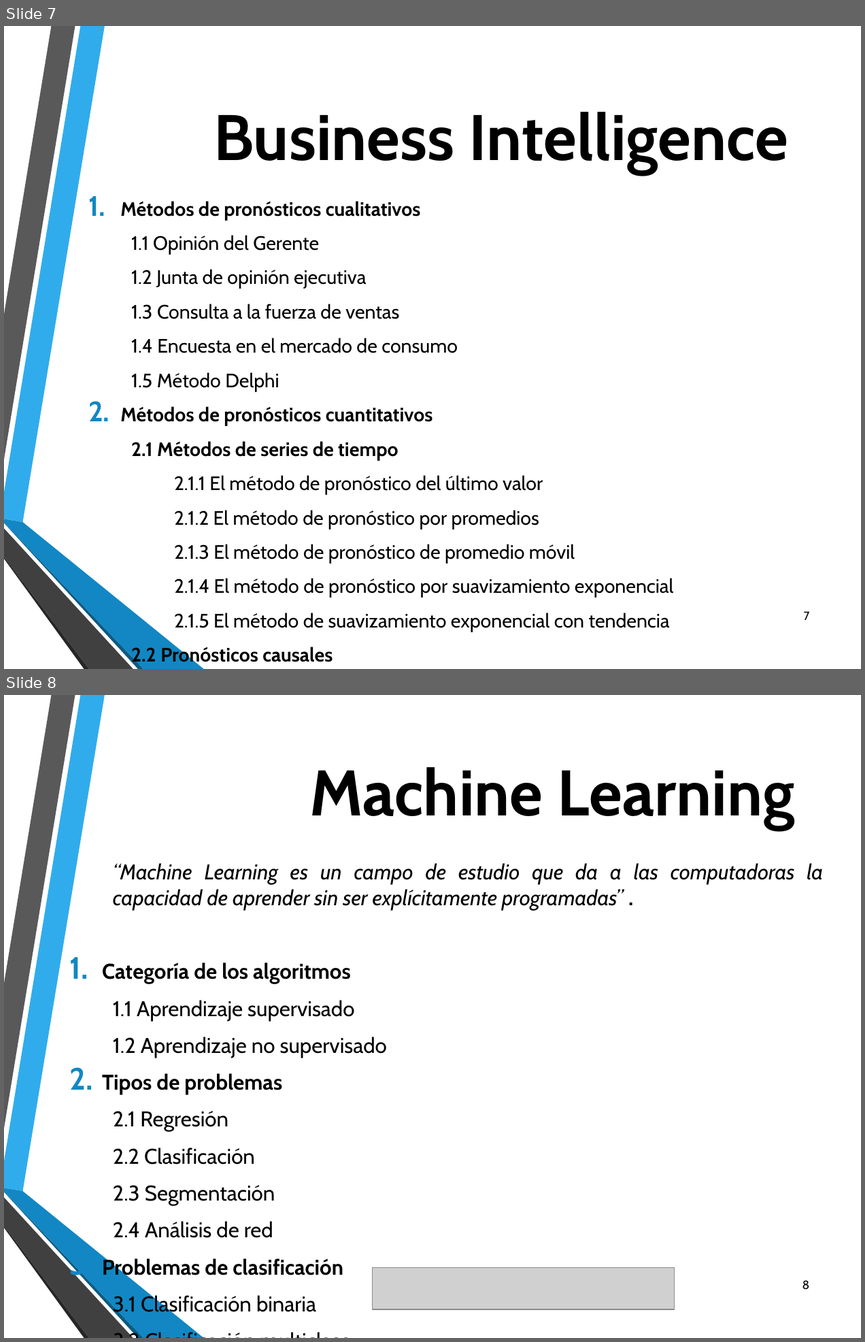
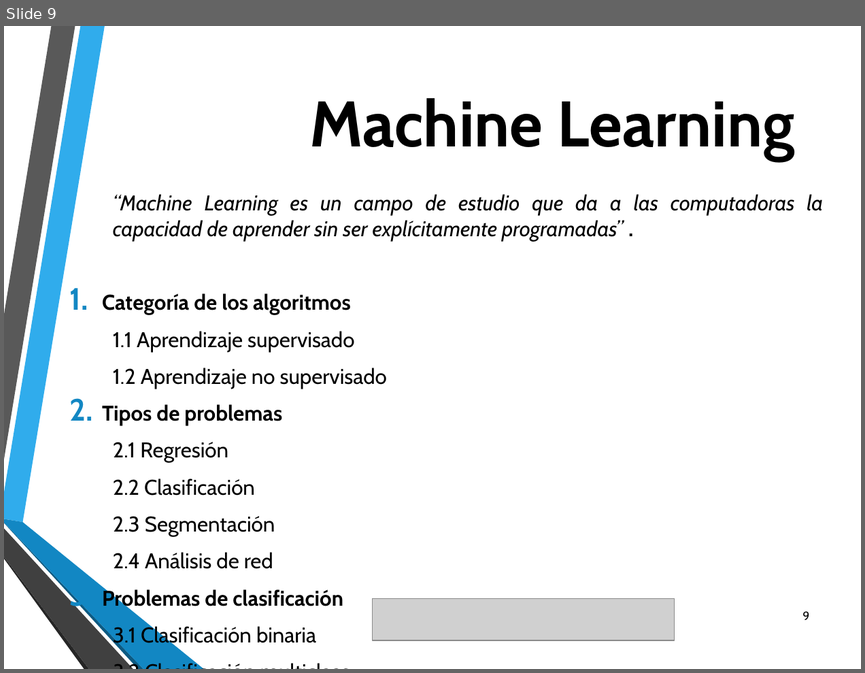
Before and after one commit to raulbenitezmartinez/tesisclei, a slide deck: Presentacion CLEI-JAIIO 2017.pptx. Shown one above the other, each under a label of ours: slides 7 and 8 before the commit, slide 9 after it. The pictures are 865x1342 and 865x673 pixels, drawn with LibreOffice and Linux fonts; fonts in the diff are those of the drawing; grey boxes stand for pictures; background and template pictures are left out. Boxes give left, top, right and bottom in pixels: in the first picture for what was removed or moved away, otherwise in the second. Text is boxed around its words. In the diff, an @@ line names an element or a change of style, - is before the commit and + after.

```diff
--- a/Presentacion CLEI-JAIIO 2017.pptx
+++ b/Presentacion CLEI-JAIIO 2017.pptx
@@ slide 7 removed at (x1=4, y1=26, x2=861, y2=669), background picture (left out); not listed: 6 template elements that a slide beside it also shows @@
@@ text removed at (x1=213, y1=112, x2=788, y2=174) @@
-Business Intelligence
@@ text removed at (x1=120, y1=201, x2=674, y2=666) @@
-1. Métodos de pronósticos cualitativos
-  1.1 Opinión del Gerente
-  1.2 Junta de opinión ejecutiva
-  1.3 Consulta a la fuerza de ventas
-  1.4 Encuesta en el mercado de consumo
-  1.5 Método Delphi
-2. Métodos de pronósticos cuantitativos
-  2.1 Métodos de series de tiempo
-  2.1.1 El método de pronóstico del último valor
-  2.1.2 El método de pronóstico por promedios
-  2.1.3 El método de pronóstico de promedio móvil
-  2.1.4 El método de pronóstico por suavizamiento exponencial
-  2.1.5 El método de suavizamiento exponencial con tendencia
-  2.2 Pronósticos causales
-  2.2.1 Regresión lineal
@@ page number removed at (x1=804, y1=611, x2=810, y2=620) @@
-7
@@ what was slide 8 is now slide 9 @@
@@ page number at (x1=802, y1=611, x2=809, y2=620): text changed @@
-8
+9
```
Also in this commit, not shown: 1 slide changed, 3 slides added, 1 other slide removed.
